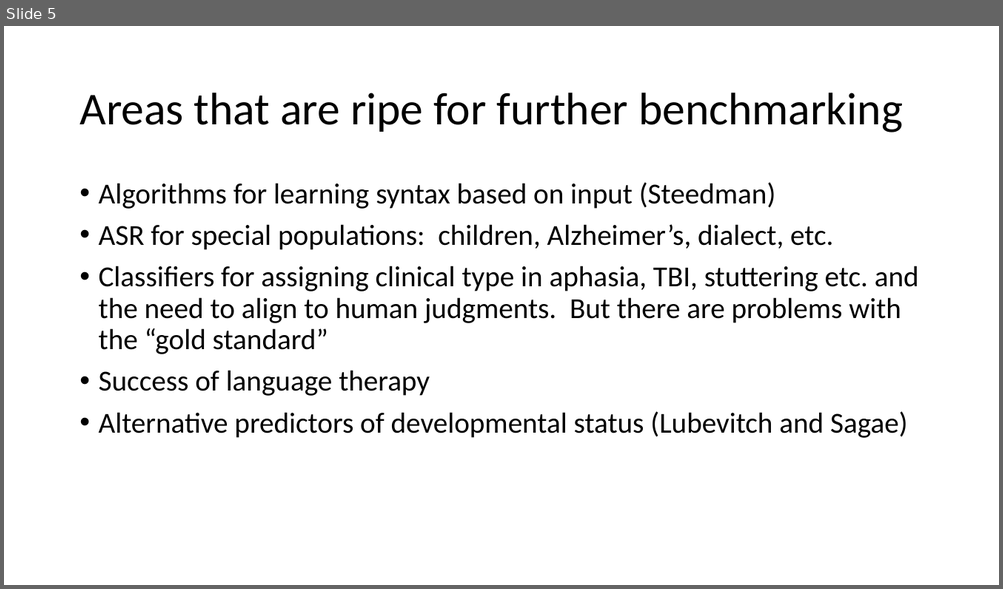
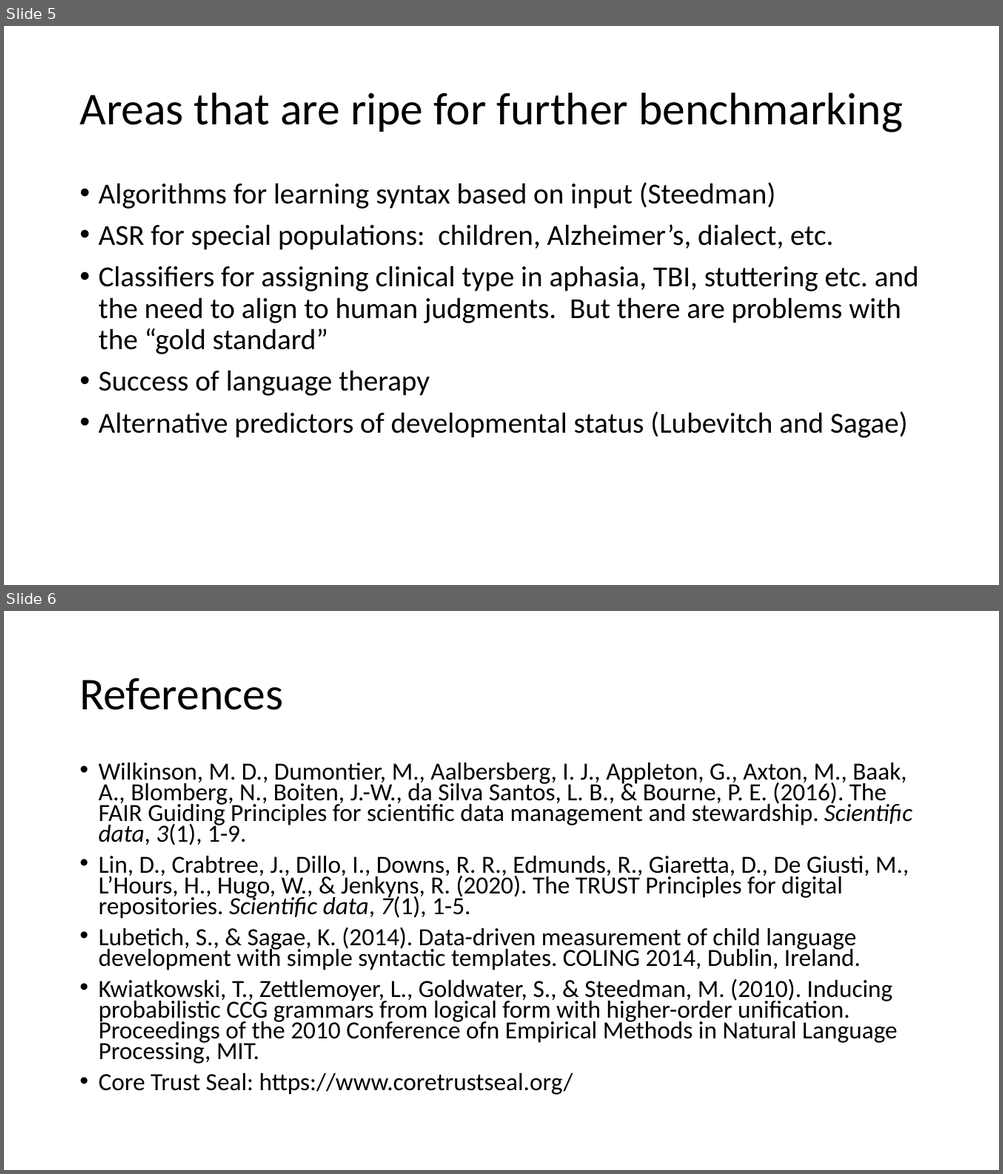
Before and after one commit to kwchurch/Benchmarking_past_present_future, a slide deck: slides/session1/Brian.pptx. Shown one above the other, each under a label of ours: slide 5 before the commit, slides 5 and 6 after it. The pictures are 1003x589 and 1003x1174 pixels, drawn with LibreOffice and Linux fonts; fonts in the diff are those of the drawing. Boxes give left, top, right and bottom in pixels: in the first picture for what was removed or moved away, otherwise in the second. Text is boxed around its words. In the diff, an @@ line names an element or a change of style, - is before the commit and + after.

Commit message:
added more slides

```diff
--- a/slides/session1/Brian.pptx
+++ b/slides/session1/Brian.pptx
@@ slide 6 added at (4,611,999,1170), background #FFFFFF @@
@@ title added at (79,678,283,710), 44 pt, text #000000 @@
+References
@@ text added at (99,763,912,1095), 23.8 pt, text #000000 @@
+• Wilkinson, M. D., Dumontier, M., Aalbersberg, I. J., Appleton, G., Axton, M., Baak, A., Blomberg, N., Boiten, J.-W., da Silva Santos, L. B., & Bourne, P. E. (2016). The FAIR Guiding Principles for scientific data management and stewardship. Scientific data, 3(1), 1-9.
+• Lin, D., Crabtree, J., Dillo, I., Downs, R. R., Edmunds, R., Giaretta, D., De Giusti, M., L’Hours, H., Hugo, W., & Jenkyns, R. (2020). The TRUST Principles for digital repositories. Scientific data, 7(1), 1-5.
+• Lubetich, S., & Sagae, K. (2014). Data-driven measurement of child language development with simple syntactic templates. COLING 2014, Dublin, Ireland.
+• Kwiatkowski, T., Zettlemoyer, L., Goldwater, S., & Steedman, M. (2010). Inducing probabilistic CCG grammars from logical form with higher-order unification. Proceedings of the 2010 Conference ofn Empirical Methods in Natural Language Processing, MIT.
+• Core Trust Seal: https://www.coretrustseal.org/
```
Also in this commit, not shown: 3 other files.
